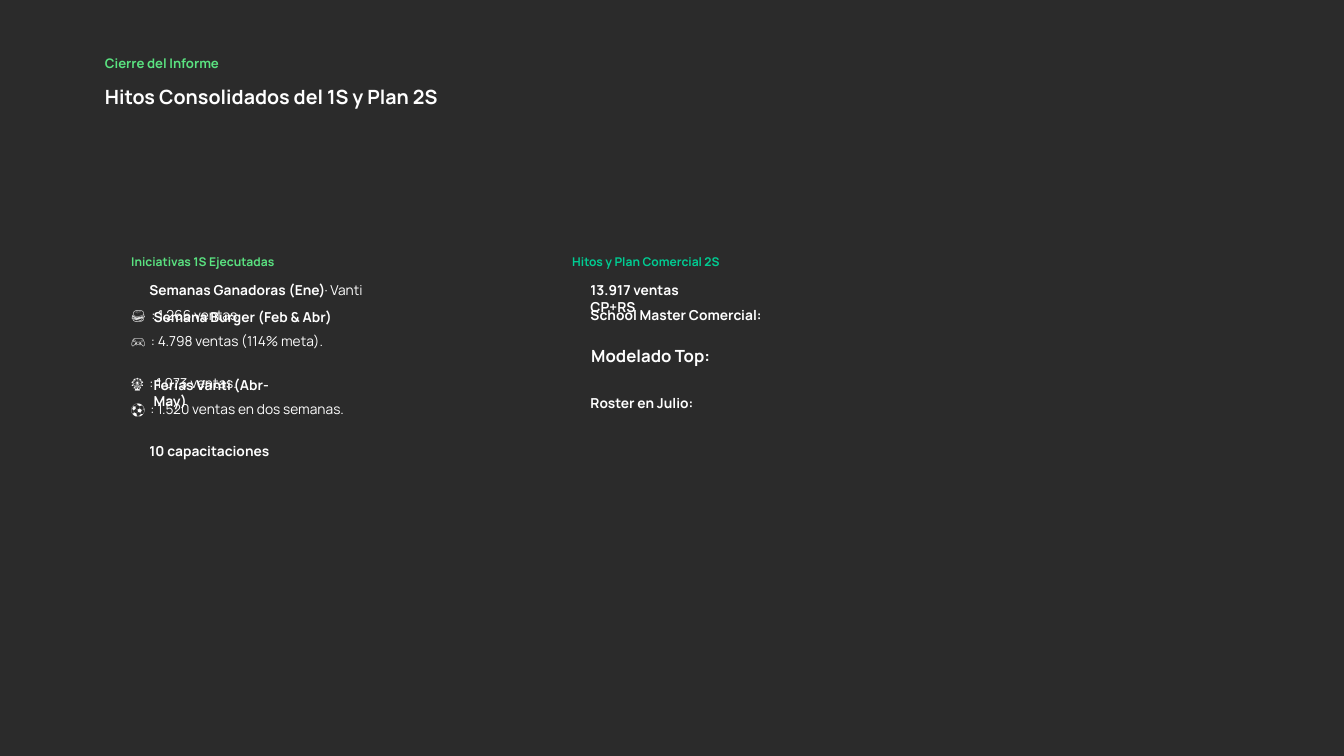
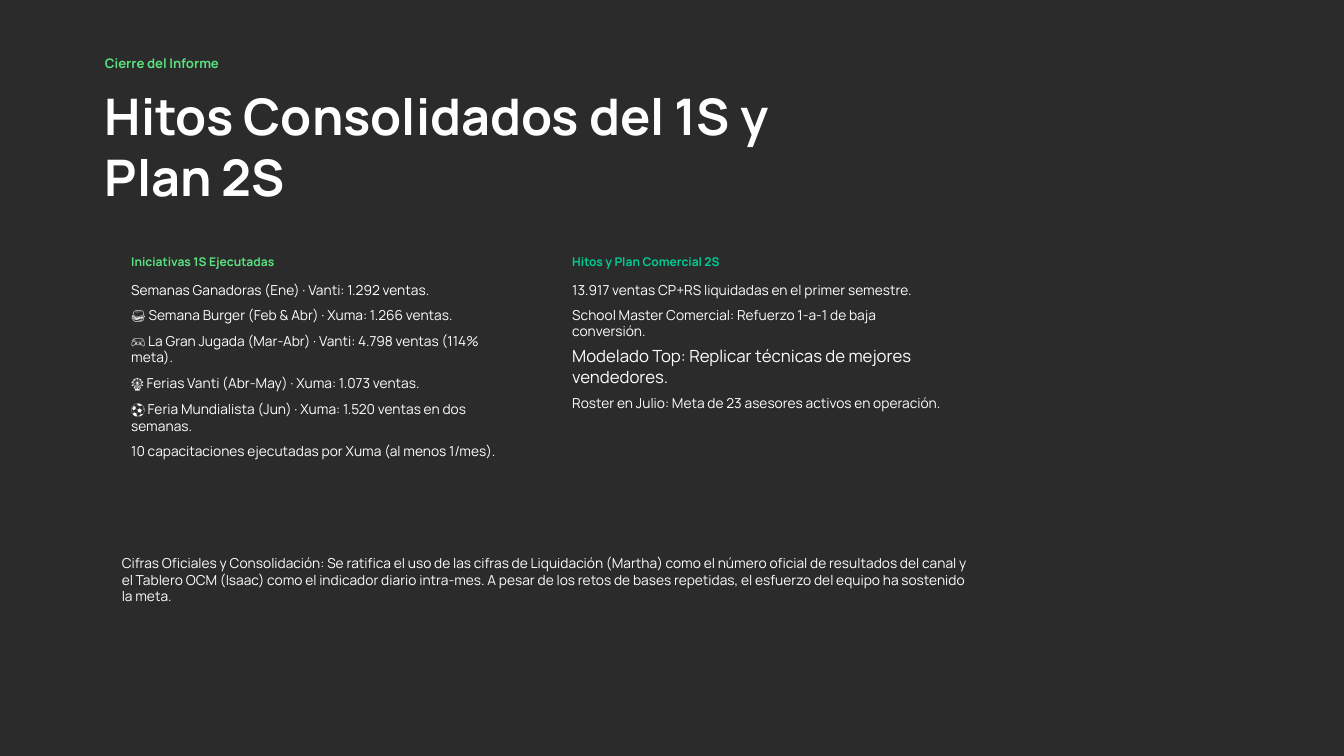
Before and after one commit to JeamPaulLabs/InformeSemestral, a slide deck: slide 29 of televentas/INFORME_TELEVENTAS_HIBRIDO_V2.pptx (slide 30 before the commit). Drawn at 1344x756 pixels with LibreOffice and Linux fonts; fonts in the diff are those of the drawing; background and template pictures are left out; a plain dark background stands for a picture behind light text. Boxes give left, top, right and bottom in pixels: in the first picture for what was removed or moved away, otherwise in the second. Text is boxed around its words. In the diff, an @@ line names an element or a change of style, - is before the commit and + after.

```diff
--- a/televentas/INFORME_TELEVENTAS_HIBRIDO_V2.pptx
+++ b/televentas/INFORME_TELEVENTAS_HIBRIDO_V2.pptx
@@ text "Hitos Consolidados del 1S y ..." at [105, 98, 768, 197]: size 14 to 36 pt @@
@@ text at [131, 283, 430, 297]: text changed; bold off @@
-Semanas Ganadoras (Ene)
+Semanas Ganadoras (Ene) · Vanti: 1.292 ventas.
@@ text removed at [330, 285, 362, 295] @@
-· Vanti
@@ text at [572, 285, 912, 299]: text changed; bold off @@
-13.917 ventas CP+RS
+13.917 ventas CP+RS liquidadas en el primer semestre.
@@ text at [149, 308, 453, 324]: text changed @@
-🍔 : 1.266 ventas.
+🍔 Semana Burger (Feb & Abr) · Xuma: 1.266 ventas.
@@ text removed at [154, 310, 332, 326] @@
-Semana Burger (Feb & Abr)
@@ text at [572, 310, 876, 336]: text changed; bold off @@
-School Master Comercial:
+School Master Comercial: Refuerzo 1-a-1 de baja conversión.
@@ text at [131, 334, 479, 364]: text changed @@
-🎮 : 4.798 ventas (114% meta).
+🎮 La Gran Jugada (Mar-Abr) · Vanti: 4.798 ventas (114% meta).
@@ text added at [572, 349, 912, 384], 12 pt, text #FFFFFF @@
+Modelado Top: Replicar técnicas de mejores vendedores.
@@ text removed at [591, 349, 710, 366] @@
-Modelado Top:
@@ text at [147, 376, 420, 391]: text changed @@
-🎡 : 1.073 ventas.
+🎡 Ferias Vanti (Abr-May) · Xuma: 1.073 ventas.
@@ text removed at [154, 378, 269, 411] @@
-Ferias Vanti (Abr-May)
@@ text at [131, 403, 466, 431]: text changed @@
-⚽ : 1.520 ventas en dos semanas.
+⚽ Feria Mundialista (Jun) · Xuma: 1.520 ventas en dos semanas.
@@ text added at [572, 397, 940, 412], 9.8 pt, text #FFFFFF @@
+Roster en Julio: Meta de 23 asesores activos en operación.
@@ text removed at [590, 398, 693, 409] @@
-Roster en Julio:
@@ text added at [131, 444, 495, 460], 9.8 pt, text #FFFFFF @@
+10 capacitaciones ejecutadas por Xuma (al menos 1/mes).
@@ text removed at [149, 446, 269, 460] @@
-10 capacitaciones
@@ text added at [122, 556, 966, 601], 9.8 pt, text #FFFFFF @@
+Cifras Oficiales y Consolidación: Se ratifica el uso de las cifras de Liquidación (Martha) como el número oficial de resultados del canal y el Tablero OCM (Isaac) como el indicador diario intra-mes. A pesar de los retos de bases repetidas, el esfuerzo del equipo ha sostenido la meta.
```
Also in this commit, not shown: 28 other slides changed, 1 slide removed, 7 other files.
